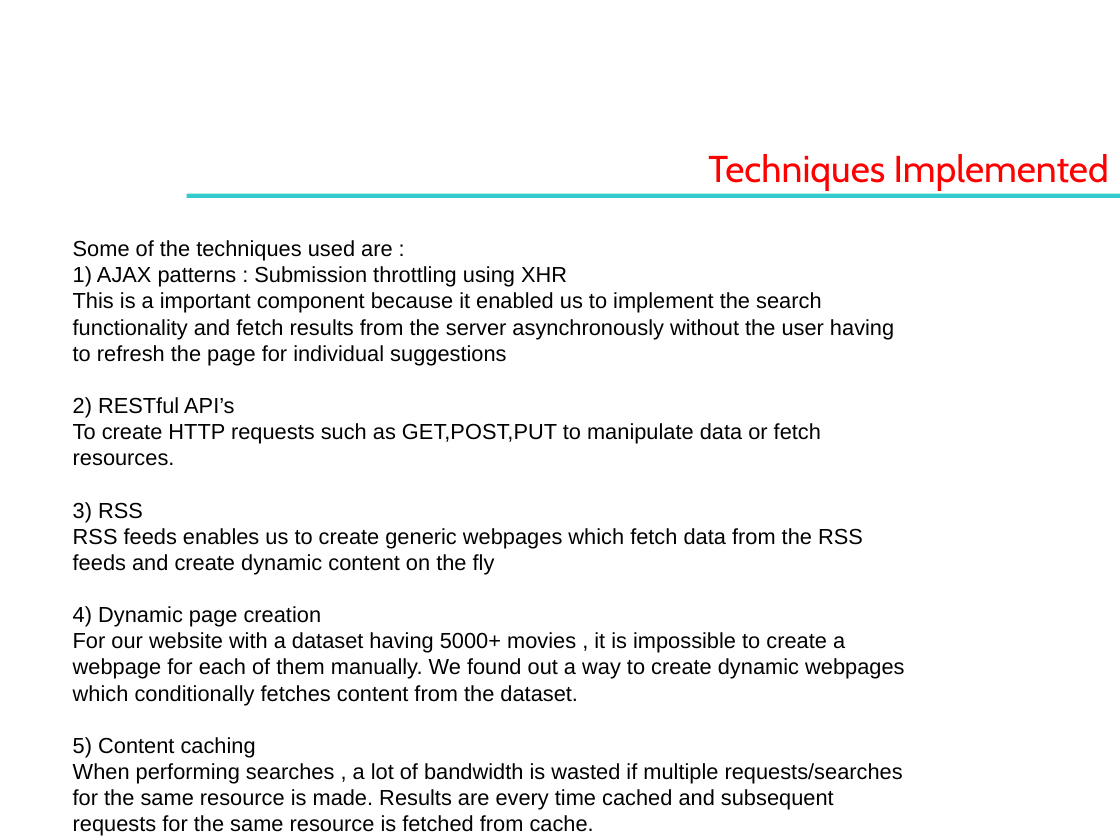
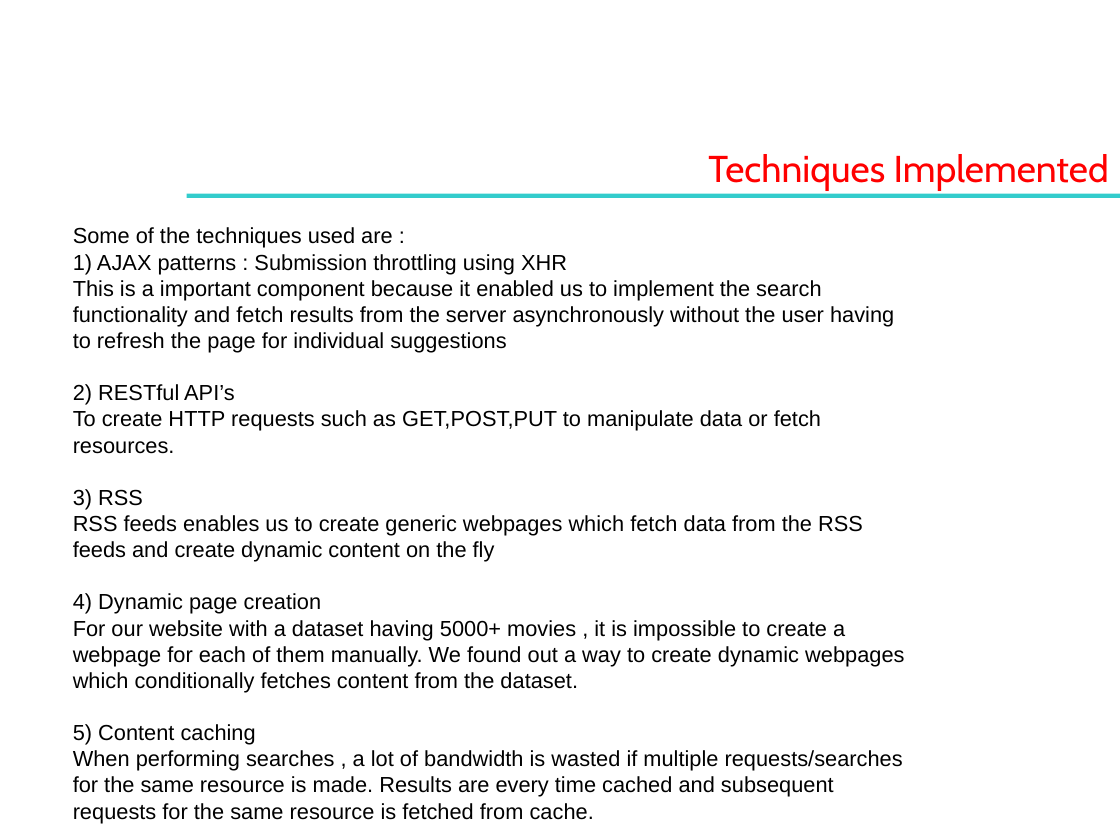
Before and after one commit to cherry-99/FullStack-Website-MediaBuff, a slide deck: slide 4 of Project-Overview.pptx. Drawn at 1120x840 pixels with LibreOffice and Linux fonts; fonts in the diff are those of the drawing; background and template pictures are left out. Boxes give left, top, right and bottom in pixels: in the first picture for what was removed or moved away, otherwise in the second. Text is boxed around its words. In the diff, an @@ line names an element or a change of style, - is before the commit and + after.

Commit message:
minor fixes

```diff
--- a/Project-Overview.pptx
+++ b/Project-Overview.pptx
@@ text "Some of the techniques used ..." moved from (x1=73, y1=240, x2=904, y2=836) to (x1=73, y1=227, x2=904, y2=823) @@
```
Also in this commit, not shown: 1 other slide changed.
